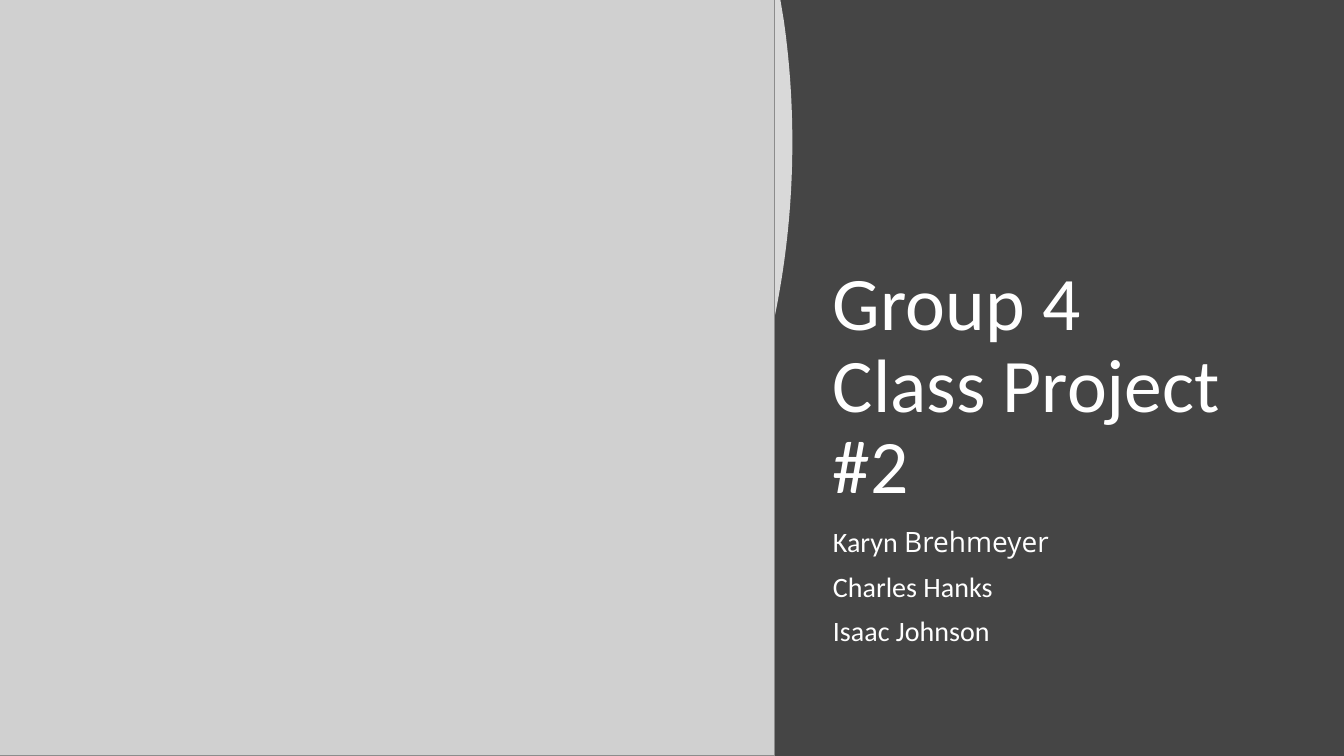
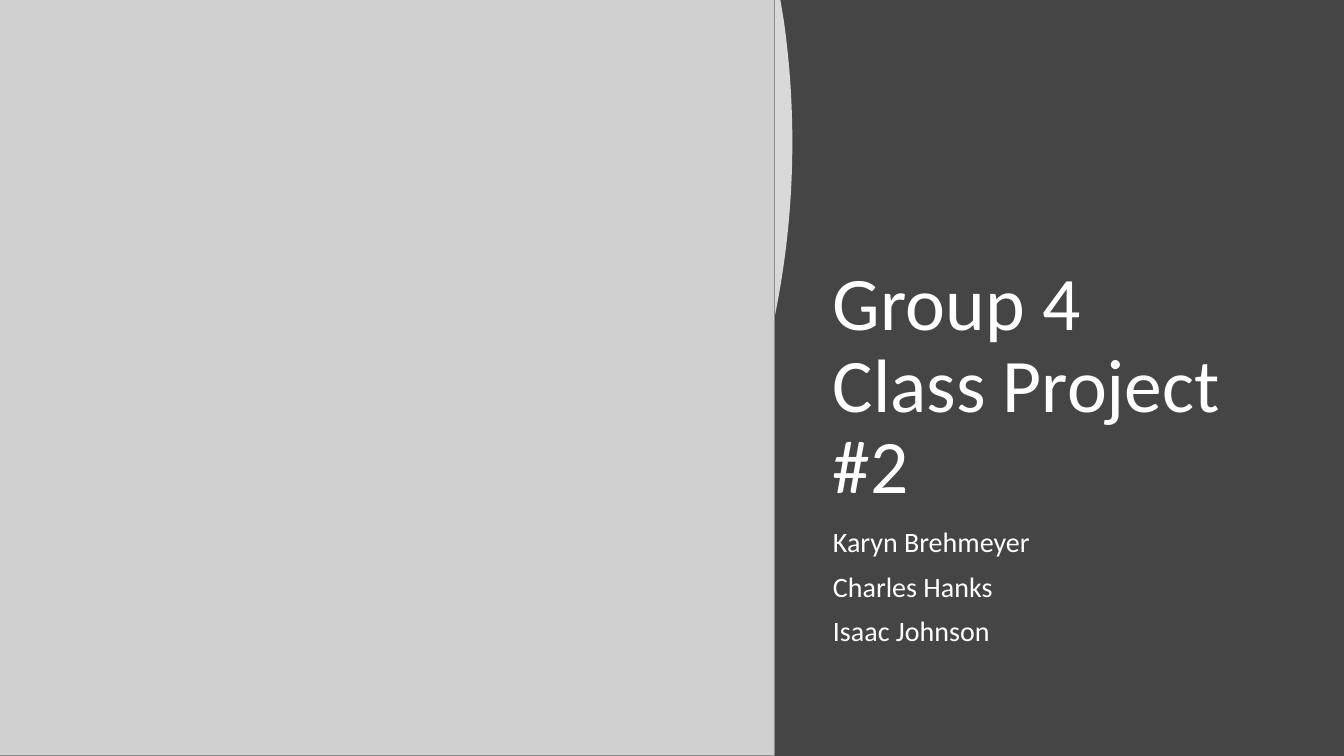
Before and after one commit to chanks06/chickadees, a slide deck: slide 1 of Presentation2.pptx. Drawn at 1344x756 pixels with LibreOffice and Linux fonts; fonts in the diff are those of the drawing; grey boxes stand for pictures. Boxes give left, top, right and bottom in pixels: in the first picture for what was removed or moved away, otherwise in the second. Text is boxed around its words. In the diff, an @@ line names an element or a change of style, - is before the commit and + after.

```diff
--- a/Presentation2.pptx
+++ b/Presentation2.pptx
@@ subtitle at <box>833,532,1030,557</box>: font Open Sans to Calibri in "Brehmeyer" @@
```
Also in this commit, not shown: 3 other slides changed.
